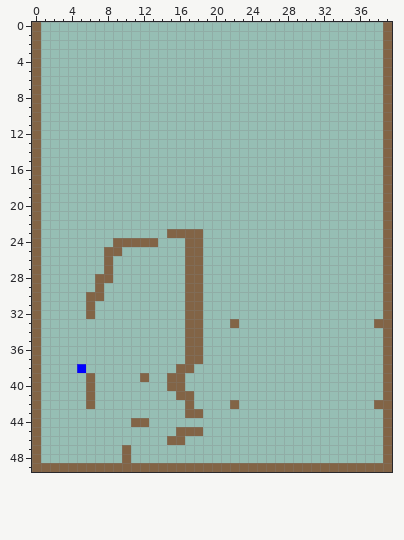
A pixel-art sprite gets an edit: Level.PNG. The picture above is the old version.
The file is 40x50 pixels.
Once edited:
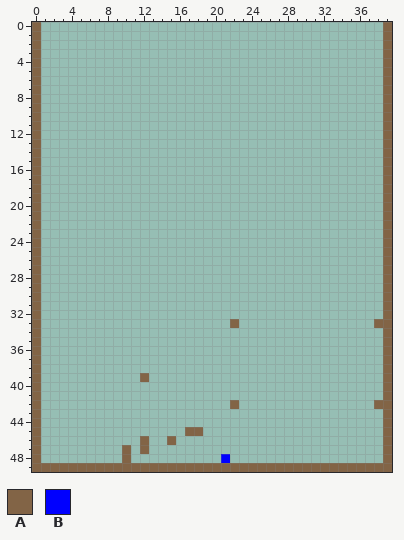
Palette (. is transparent): A #826446  B #0000ff
Diff:
y 23: x 15..18 AAAA -> ....
y 24: x 9..13 AAAAA -> .....; x 17..18 AA -> ..
y 25: x 8..9 AA -> ..; x 17..18 AA -> ..
y 26..27: x 8 A -> .; x 17..18 AA -> ..
y 28: x 7..8 AA -> ..; x 17..18 AA -> ..
y 29: x 7 A -> .; x 17..18 AA -> ..
y 30: x 6..7 AA -> ..; x 17..18 AA -> ..
y 31..32: x 6 A -> .; x 17..18 AA -> ..
y 33..37: x 17..18 AA -> ..
y 38: x 5 B -> .; x 16..17 AA -> ..
y 39..40: x 6 A -> .; x 15..16 AA -> ..
y 41: x 6 A -> .; x 16..17 AA -> ..
y 42: x 6 A -> .; x 17 A -> .
y 43: x 17..18 AA -> ..
y 44: x 11..12 AA -> ..
y 45: x 16 A -> .
y 46: x 12 . -> A; x 16 A -> .
y 47: x 12 . -> A
y 48: x 21 . -> B
Changed places in both pictures, as pixel boxes (x1, y1, x2, y2):
changed: (77, 229, 203, 454)
added: (221, 454, 230, 463)
